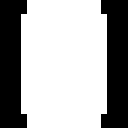
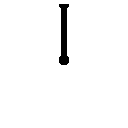
Layer changes from the first (128, 128) image to the second:
added layer "Canon Raster copy" above "Canon Raster" over (x1=59, y1=55, x2=69, y2=65)
added layer "Canon Raster" above "Canon" over (x1=59, y1=4, x2=69, y2=61)
renamed "Rectangle 1" to "Body", hid it over (x1=59, y1=14, x2=69, y2=65)
hid "Tread Left" over (x1=0, y1=0, x2=27, y2=128)
hid "Tread Right" over (x1=101, y1=0, x2=128, y2=128)
